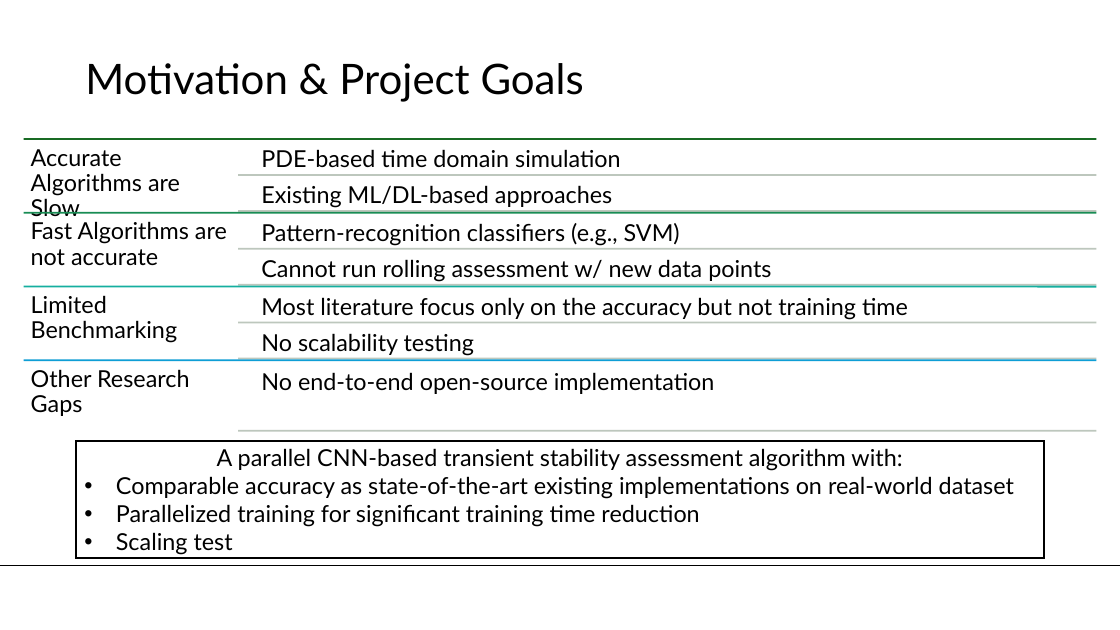
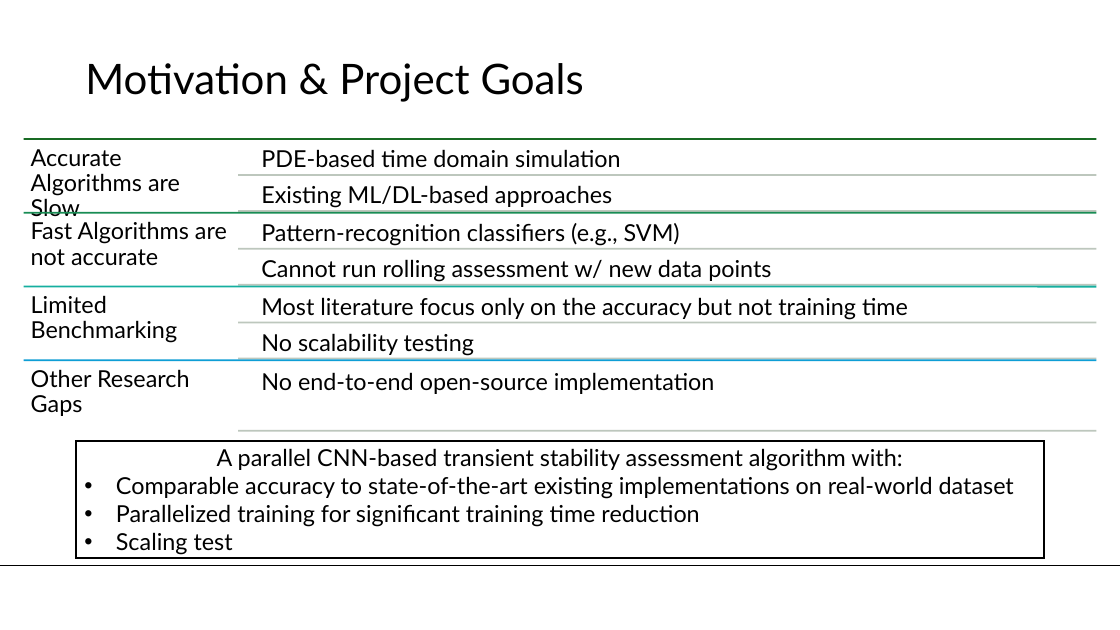
Before and after one commit to nicolehao34/Parallel-CNN-based-Transient-Stability-Analysis, a slide deck: slide 3 of Project Presentation_Nicole & Jerry.pptx. Drawn at 1120x630 pixels with LibreOffice and Linux fonts; fonts in the diff are those of the drawing; background and template pictures are left out. Boxes give left, top, right and bottom in pixels: in the first picture for what was removed or moved away, otherwise in the second. Text is boxed around its words. In the diff, an @@ line names an element or a change of style, - is before the commit and + after.

```diff
--- a/Project Presentation_Nicole & Jerry.pptx
+++ b/Project Presentation_Nicole & Jerry.pptx
@@ text in rectangle at (x1=116, y1=476, x2=1014, y2=499): text changed @@
-• Comparable accuracy as state-of-the-art existing implementations on real-world dataset
+• Comparable accuracy to state-of-the-art existing implementations on real-world dataset
```
